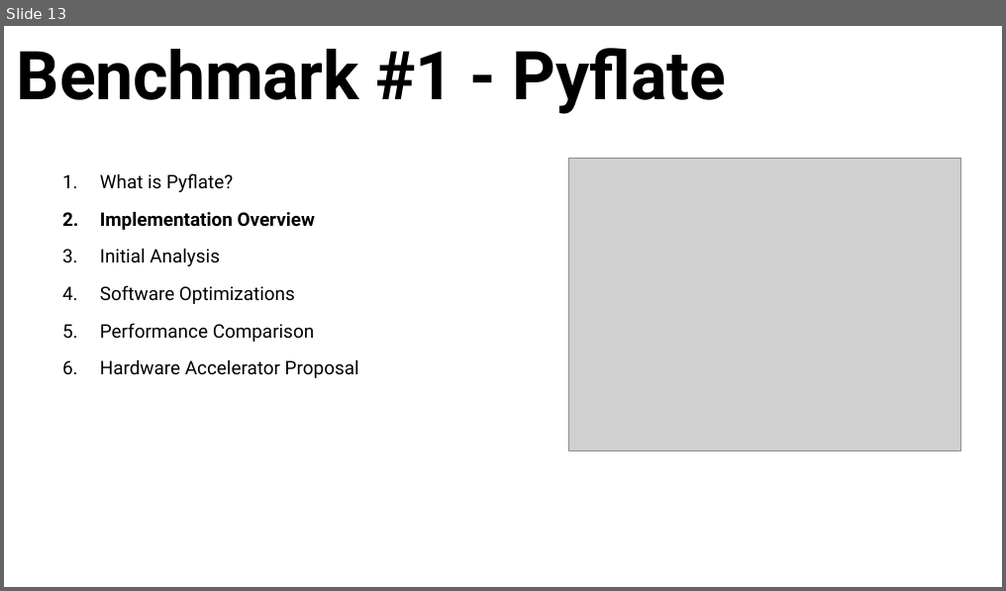
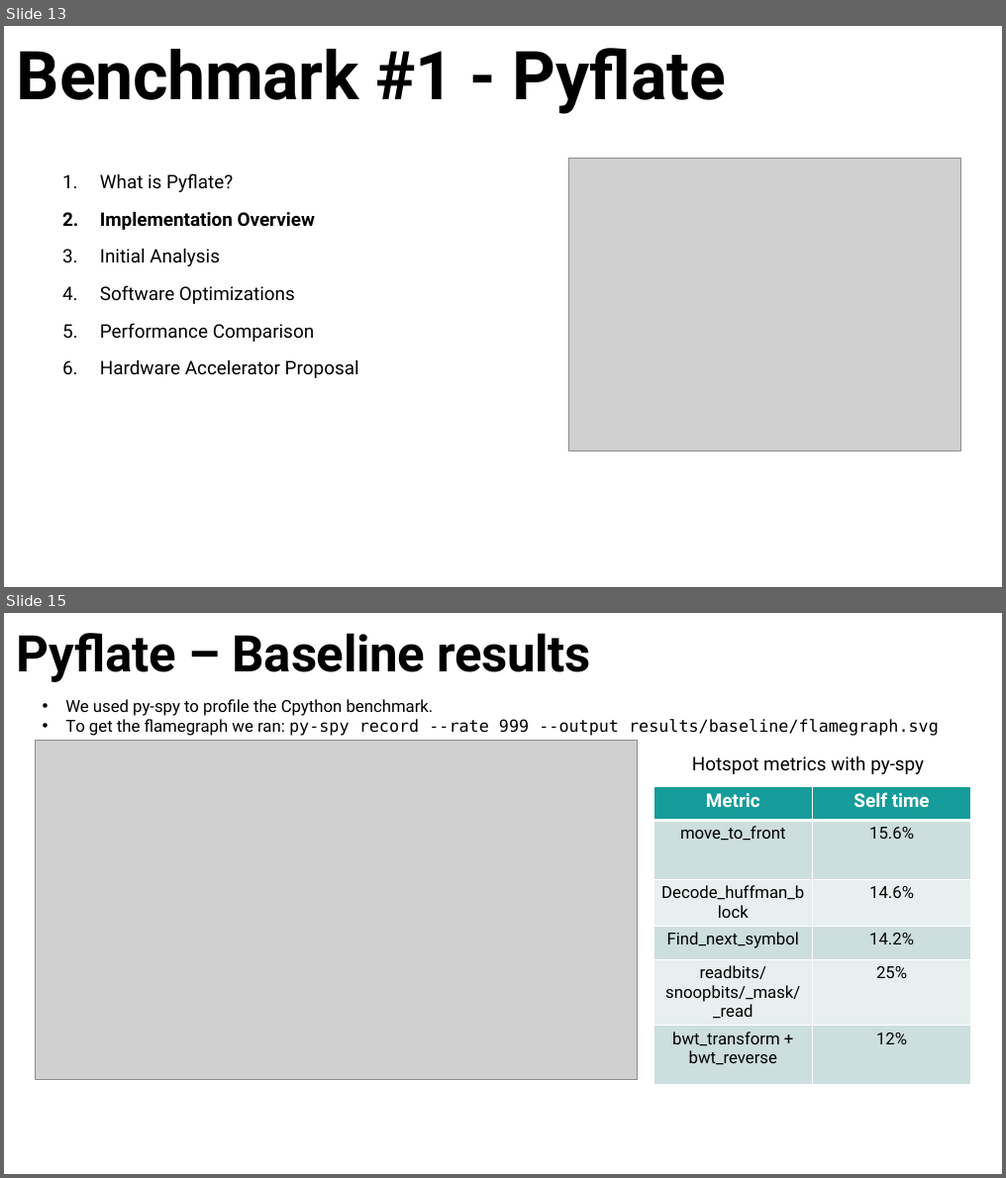
Before and after one commit to oridaniel09/nnproject, a slide deck: FinalPresentation.pptx. Shown one above the other, each under a label of ours: slide 13 before the commit, slides 13 and 15 after it; the slides between them are not shown. The pictures are 1006x591 and 1006x1178 pixels, drawn with LibreOffice and Linux fonts; fonts in the diff are those of the drawing; grey boxes stand for pictures. Boxes give left, top, right and bottom in pixels: in the first picture for what was removed or moved away, otherwise in the second. Text is boxed around its words. In the diff, an @@ line names an element or a change of style, - is before the commit and + after.

```diff
--- a/FinalPresentation.pptx
+++ b/FinalPresentation.pptx
@@ slide 15 added at [4, 613, 1002, 1174], background #FFFFFF @@
@@ title added at [17, 633, 592, 682], 48.6 pt, text #000000, bold @@
+Pyflate – Baseline results
@@ text added at [65, 699, 939, 736], 16 pt, text #000000 @@
+• We used py-spy to profile the Cpython benchmark.
+• To get the flamegraph we ran: py-spy record --rate 999 --output results/baseline/flamegraph.svg
@@ picture added at [35, 741, 638, 1080] @@
@@ text added at [692, 756, 924, 774], 18 pt, text #000000 @@
+Hotspot metrics with py-spy
@@ table added at [653, 786, 971, 1080], 6 rows, 2 columns @@
+Metric | Self time
+move_to_front | 15.6%
+Decode_huffman_block | 14.6%
+Find_next_symbol | 14.2%
+readbits/snoopbits/_mask/_read | 25%
+bwt_transform + bwt_reverse | 12%
```
Also in this commit, not shown: 2 other slides added.
